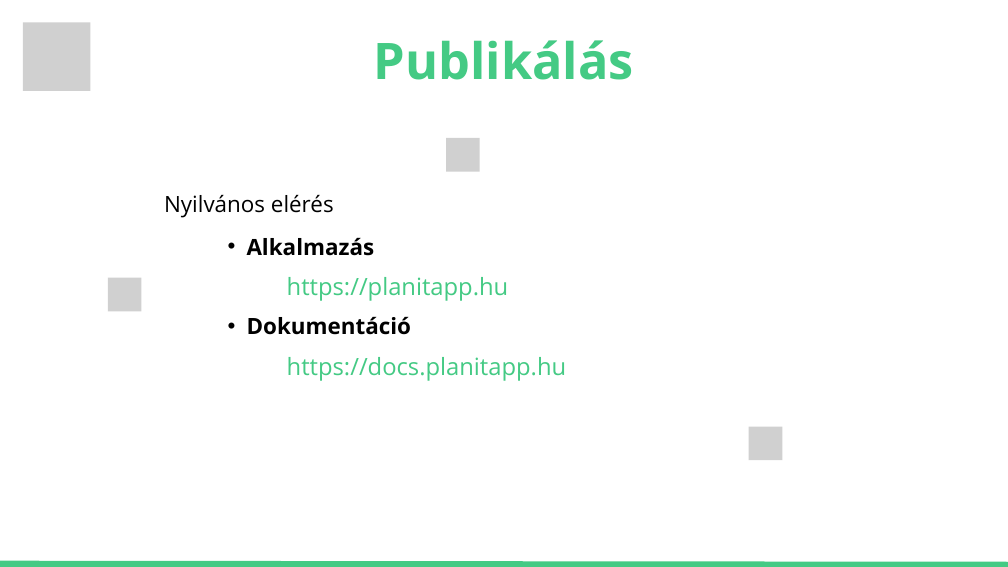
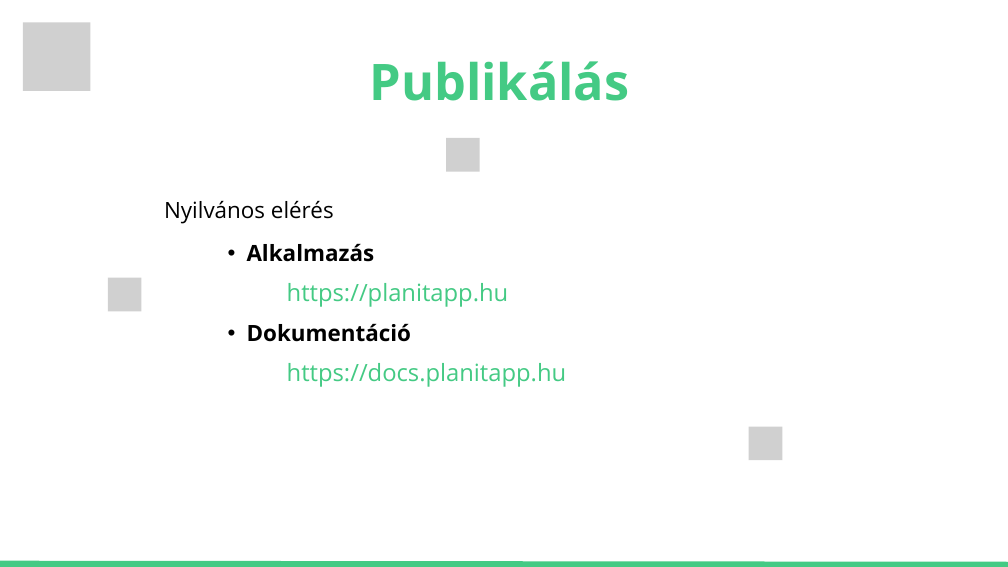
Before and after one commit to janoscsordas/planit-vizsgaremek-osszes, a slide deck: slide 11 of Planitapp presentation.pptx. Drawn at 1008x567 pixels with LibreOffice and Linux fonts; fonts in the diff are those of the drawing; grey boxes stand for pictures. Boxes give left, top, right and bottom in pixels: in the first picture for what was removed or moved away, otherwise in the second. Text is boxed around its words. In the diff, an @@ line names an element or a change of style, - is before the commit and + after.

```diff
--- a/Planitapp presentation.pptx
+++ b/Planitapp presentation.pptx
@@ text "Publikálás": place and size @@
-text "Publikálás" at [374,40,634,80]
+text "Publikálás" at [369,61,629,101]
@@ text "Publikálás" at [369,61,629,101]: line spacing 100.8pt to 1.4 @@
@@ text "https://planitapp.hu" at [287,283,509,307]: line spacing 47.6pt to 1.4 @@
@@ line spacing 44.8pt to 1.4 in 3 elements at [164,200,334,223], [247,243,375,262], [247,323,411,342] @@
@@ text "https://docs.planitapp.hu" at [287,363,566,387]: line spacing 47.6pt to 1.4 @@
```
Also in this commit, not shown: 10 other slides changed.
